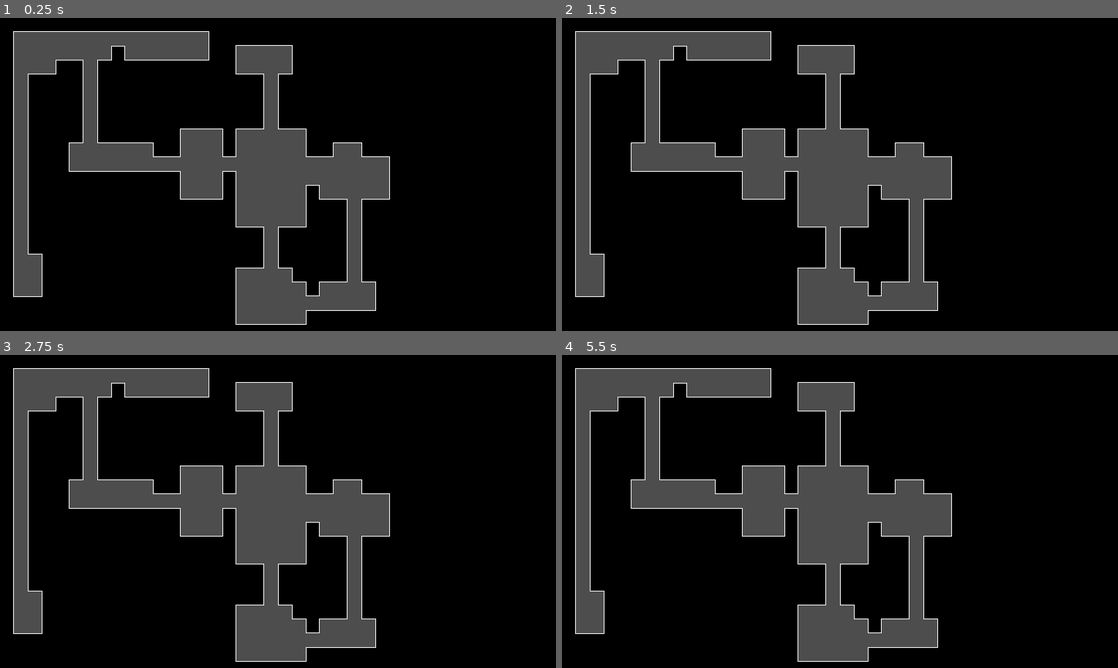
Above: before the commit, frames 1-4 (two rows, left to right).
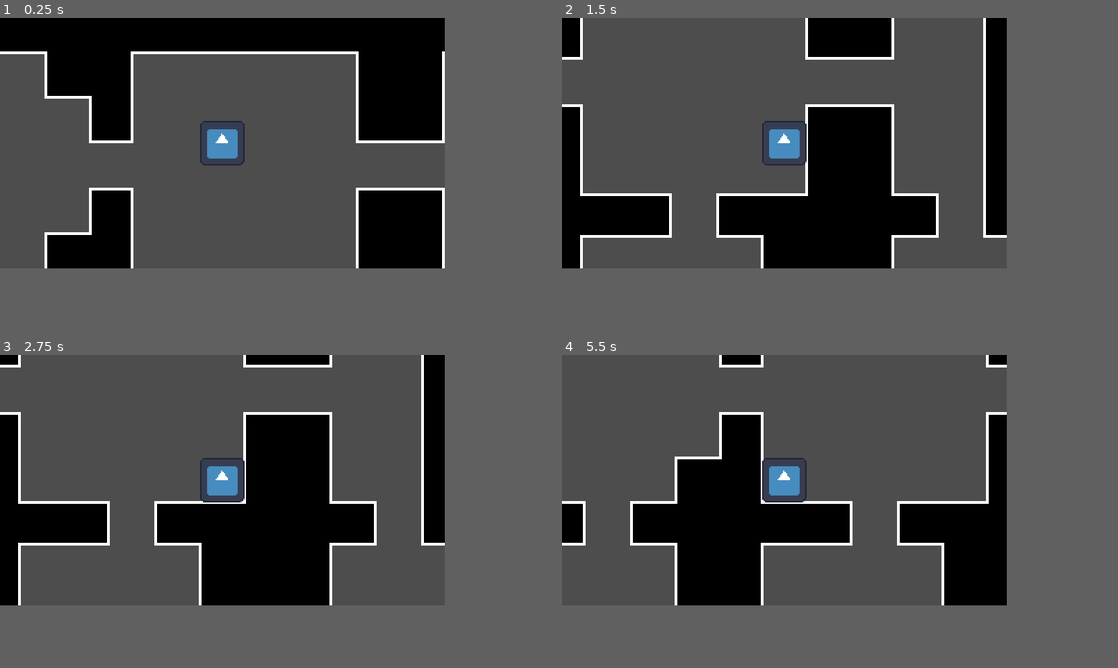
Above: after the commit, the same moments.

Repository: ROMUBOY/walker-level-generator-godot
Game: Godot game, scene res://world.tscn
The game is run twice, just before and just after one commit, with the same random seed, the same clock (stepped at 60 frames per second) and the same inputs. The engine's default icon, where the game draws it, is replaced by a stand-in: a white triangle on a blue panel in a dark square.
Inputs:
- Up to frame 1 (0.25 s): no input
- Up to frame 2 (1.5 s): tap Enter at 0.5 s; hold Right (ui_right) 0.53-1.28 s; tap Space at 1.25 s; hold Down (ui_down) from 1.28 s (still down)
- Up to frame 3 (2.75 s): tap Enter at 2 s; release Down (ui_down) at 2.03 s; hold Right (ui_right) from 2.03 s (still down)
- Up to frame 4 (5.5 s): tap Space at 2.75, 4.25 s; release Right (ui_right) at 2.78 s; hold Up (ui_up) 2.78-3.53 s; tap Enter at 3.5 s; hold Left (ui_left) 3.53-5.03 s; hold Down (ui_down) from 5.03 s (still down)
In our replay, the window is 800x450 before the commit and 640x360 after it. These sizes can differ from the game's own. Grey fills any space a smaller window leaves; there, only what the larger window draws over its background counts as a difference.

The runs differ from the first frame. In frame 1, 37% of the frame differs, in the area x 0-80%, y 4-99%; in frame 2, 44%; in frame 3, 47%, in the area x 0-80%, y 0-99%; in frame 4, 44%.

Commit message:
placing player and exit

Diff:
--- /dev/null
+++ b/Exit.gd
@@ -0,0 +1,6 @@
+extends Area2D
+
+signal leaving_level
+
+func _on_body_entered(body):
+	emit_signal("leaving_level")
--- /dev/null
+++ b/exit.tscn
@@ -0,0 +1,19 @@
+[gd_scene load_steps=3 format=3 uid="uid://ddue4n40fe61t"]
+
+[ext_resource type="Script" path="res://Exit.gd" id="1_yf7l5"]
+
+[sub_resource type="RectangleShape2D" id="RectangleShape2D_dyr3n"]
+size = Vector2(14, 14)
+
+[node name="Exit" type="Area2D"]
+script = ExtResource("1_yf7l5")
+
+[node name="ColorRect" type="ColorRect" parent="."]
+offset_right = 16.0
+offset_bottom = 16.0
+
+[node name="CollisionShape2D" type="CollisionShape2D" parent="."]
+position = Vector2(8, 8)
+shape = SubResource("RectangleShape2D_dyr3n")
+
+[connection signal="body_entered" from="." to="." method="_on_body_entered"]
--- /dev/null
+++ b/player.gd
@@ -0,0 +1,11 @@
+extends CharacterBody2D
+
+const SPEED = 300.0
+
+func _physics_process(delta):
+	motion_mode = 1
+	var input_vector = Vector2(Input.get_axis("ui_left", "ui_right"), Input.get_axis("ui_up", "ui_down"))
+	input_vector = input_vector.normalized()
+	velocity = input_vector * SPEED
+
+	move_and_slide()
--- /dev/null
+++ b/player.tscn
@@ -0,0 +1,20 @@
+[gd_scene load_steps=4 format=3 uid="uid://cwrkyftqj1673"]
+
+[ext_resource type="Script" path="res://player.gd" id="1_ewlc8"]
+[ext_resource type="Texture2D" uid="uid://d0ct550jpaegk" path="res://icon.svg" id="1_ovmej"]
+
+[sub_resource type="CircleShape2D" id="CircleShape2D_fi4jx"]
+radius = 15.0
+
+[node name="Player" type="CharacterBody2D"]
+script = ExtResource("1_ewlc8")
+metadata/_edit_group_ = true
+
+[node name="Sprite2D" type="Sprite2D" parent="."]
+scale = Vector2(0.25, 0.25)
+texture = ExtResource("1_ovmej")
+
+[node name="CollisionShape2D" type="CollisionShape2D" parent="."]
+shape = SubResource("CircleShape2D_fi4jx")
+
+[node name="Camera2D" type="Camera2D" parent="."]
--- a/project.godot
+++ b/project.godot
@@ -17,8 +17,11 @@
 
 [display]
 
-window/size/viewport_width=1280
-window/size/viewport_height=720
+window/size/viewport_width=320
+window/size/viewport_height=180
+window/size/window_width_override=1280
+window/size/window_height_override=720
+window/stretch/mode="viewport"
 
 [rendering]
 
--- a/walker.gd
+++ b/walker.gd
@@ -8,6 +8,7 @@
 var borders = Rect2()
 var step_history = []
 var steps_since_turn = 0
+var rooms = []
 
 func _init(starting_position, new_borders):
 	assert(new_borders.has_point(starting_position))
@@ -16,9 +17,10 @@
 	borders = new_borders
 
 func walk(steps):
-	create_room(position)
+	place_room(position)
 	for step in steps:
-		if randf() <= 0.25 and steps_since_turn >= 6:
+		 #randf() <= 0.25 and
+		if steps_since_turn >= 6:
 			change_direction()
 
 		if step():
@@ -37,7 +39,7 @@
 		return false
 
 func change_direction():
-	create_room(position)
+	place_room(position)
 	steps_since_turn = 0
 	var directions = DIRECTIONS.duplicate()
 	directions.erase(direction)
@@ -46,11 +48,23 @@
 	while not borders.has_point(position + direction):
 		direction = directions.pop_front()
 
-func create_room(position):
+func create_room(position, size):
+	return {position = position, size = size}
+
+func place_room(position):
 	var size = Vector2(randi() % 4 + 2, randi() % 4 + 2)
 	var top_left_corner = (position - size/2).ceil()
+	rooms.append(create_room(position, size))
 	for y in size.y:
 		for x in size.x:
 			var new_step = top_left_corner + Vector2(x, y)
 			if borders.has_point(new_step):
 				step_history.append(new_step)
+
+func get_end_room():
+	var end_room = rooms.pop_front()
+	var starting_position = step_history.front()
+	for room in rooms:
+		if starting_position.distance_to(room.position) > starting_position.distance_to(end_room.position):
+			end_room = room
+	return end_room
--- a/world.gd
+++ b/world.gd
@@ -1,4 +1,7 @@
 extends Node2D
+
+const Player = preload("res://player.tscn")
+const Exit = preload("res://exit.tscn")
 
 var borders = Rect2(1, 1, 28, 21)
 
@@ -12,8 +15,21 @@
 func generate_level():
 	var walker = Walker.new(Vector2(19, 11), borders)
 	var map = walker.walk(200)
+
+	var player = Player.instantiate()
+	add_child(player)
+	player.position = map.front() * 32
+
+	var exit = Exit.instantiate()
+	add_child(exit)
+	exit.position = walker.get_end_room().position * 32
+	exit.connect("leaving_level", Callable(self, "reload_level"))
+
 	walker.queue_free()
 	var cells = []
 	for location in map:
 		cells.append(location)
 	tile_map.set_cells_terrain_connect(0, cells, 0, -1)
+
+func reload_level():
+	get_tree().reload_current_scene()
--- a/world.tscn
+++ b/world.tscn
@@ -9,12 +9,18 @@
 0:0/0 = 0
 0:0/0/terrain_set = 0
 0:0/0/terrain = 0
+0:0/0/physics_layer_0/linear_velocity = Vector2(0, 0)
+0:0/0/physics_layer_0/angular_velocity = 0.0
+0:0/0/physics_layer_0/polygon_0/points = PackedVector2Array(-16, -16, 16, -16, 16, 16, -16, 16)
 0:0/0/terrains_peering_bit/right_side = 0
 0:0/0/terrains_peering_bit/bottom_right_corner = 0
 0:0/0/terrains_peering_bit/bottom_side = 0
 1:0/0 = 0
 1:0/0/terrain_set = 0
 1:0/0/terrain = 0
+1:0/0/physics_layer_0/linear_velocity = Vector2(0, 0)
+1:0/0/physics_layer_0/angular_velocity = 0.0
+1:0/0/physics_layer_0/polygon_0/points = PackedVector2Array(-16, -16, 16, -16, 16, 16, -16, 16)
 1:0/0/terrains_peering_bit/right_side = 0
 1:0/0/terrains_peering_bit/bottom_right_corner = 0
 1:0/0/terrains_peering_bit/bottom_side = 0
@@ -23,21 +29,33 @@
 2:0/0 = 0
 2:0/0/terrain_set = 0
 2:0/0/terrain = 0
+2:0/0/physics_layer_0/linear_velocity = Vector2(0, 0)
+2:0/0/physics_layer_0/angular_velocity = 0.0
+2:0/0/physics_layer_0/polygon_0/points = PackedVector2Array(-16, -16, 16, -16, 16, 16, -16, 16)
 2:0/0/terrains_peering_bit/bottom_side = 0
 2:0/0/terrains_peering_bit/bottom_left_corner = 0
 2:0/0/terrains_peering_bit/left_side = 0
 3:0/0 = 0
 3:0/0/terrain_set = 0
 3:0/0/terrain = 0
+3:0/0/physics_layer_0/linear_velocity = Vector2(0, 0)
+3:0/0/physics_layer_0/angular_velocity = 0.0
+3:0/0/physics_layer_0/polygon_0/points = PackedVector2Array(-16, -16, 16, -16, 16, 16, -16, 16)
 3:0/0/terrains_peering_bit/bottom_side = 0
 4:0/0 = 0
 4:0/0/terrain_set = 0
 4:0/0/terrain = 0
+4:0/0/physics_layer_0/linear_velocity = Vector2(0, 0)
+4:0/0/physics_layer_0/angular_velocity = 0.0
+4:0/0/physics_layer_0/polygon_0/points = PackedVector2Array(-16, -16, 16, -16, 16, 16, -16, 16)
 4:0/0/terrains_peering_bit/right_side = 0
 4:0/0/terrains_peering_bit/bottom_side = 0
 5:0/0 = 0
 5:0/0/terrain_set = 0
 5:0/0/terrain = 0
+5:0/0/physics_layer_0/linear_velocity = Vector2(0, 0)
+5:0/0/physics_layer_0/angular_velocity = 0.0
+5:0/0/physics_layer_0/polygon_0/points = PackedVector2Array(-16, -16, 16, -16, 16, 16, -16, 16)
 5:0/0/terrains_peering_bit/right_side = 0
 5:0/0/terrains_peering_bit/bottom_side = 0
 5:0/0/terrains_peering_bit/bottom_left_corner = 0
@@ -45,6 +63,9 @@
 6:0/0 = 0
 6:0/0/terrain_set = 0
 6:0/0/terrain = 0
+6:0/0/physics_layer_0/linear_velocity = Vector2(0, 0)
+6:0/0/physics_layer_0/angular_velocity = 0.0
+6:0/0/physics_layer_0/polygon_0/points = PackedVector2Array(-16, -16, 16, -16, 16, 16, -16, 16)
 6:0/0/terrains_peering_bit/right_side = 0
 6:0/0/terrains_peering_bit/bottom_right_corner = 0
 6:0/0/terrains_peering_bit/bottom_side = 0
@@ -52,17 +73,26 @@
 7:0/0 = 0
 7:0/0/terrain_set = 0
 7:0/0/terrain = 0
+7:0/0/physics_layer_0/linear_velocity = Vector2(0, 0)
+7:0/0/physics_layer_0/angular_velocity = 0.0
+7:0/0/physics_layer_0/polygon_0/points = PackedVector2Array(-16, -16, 16, -16, 16, 16, -16, 16)
 7:0/0/terrains_peering_bit/bottom_side = 0
 7:0/0/terrains_peering_bit/left_side = 0
 8:0/0 = 0
 8:0/0/terrain_set = 0
 8:0/0/terrain = 0
+8:0/0/physics_layer_0/linear_velocity = Vector2(0, 0)
+8:0/0/physics_layer_0/angular_velocity = 0.0
+8:0/0/physics_layer_0/polygon_0/points = PackedVector2Array(-16, -16, 16, -16, 16, 16, -16, 16)
 8:0/0/terrains_peering_bit/right_side = 0
 8:0/0/terrains_peering_bit/bottom_side = 0
 8:0/0/terrains_peering_bit/left_side = 0
 9:0/0 = 0
 9:0/0/terrain_set = 0
 9:0/0/terrain = 0
+9:0/0/physics_layer_0/linear_velocity = Vector2(0, 0)
+9:0/0/physics_layer_0/angular_velocity = 0.0
+9:0/0/physics_layer_0/polygon_0/points = PackedVector2Array(-16, -16, 16, -16, 16, 16, -16, 16)
 9:0/0/terrains_peering_bit/right_side = 0
 9:0/0/terrains_peering_bit/bottom_right_corner = 0
 9:0/0/terrains_peering_bit/bottom_side = 0
@@ -72,6 +102,9 @@
 0:1/0 = 0
 0:1/0/terrain_set = 0
 0:1/0/terrain = 0
+0:1/0/physics_layer_0/linear_velocity = Vector2(0, 0)
+0:1/0/physics_layer_0/angular_velocity = 0.0
+0:1/0/physics_layer_0/polygon_0/points = PackedVector2Array(-16, -16, 16, -16, 16, 16, -16, 16)
 0:1/0/terrains_peering_bit/right_side = 0
 0:1/0/terrains_peering_bit/bottom_right_corner = 0
 0:1/0/terrains_peering_bit/bottom_side = 0
@@ -80,6 +113,9 @@
 1:1/0 = 0
 1:1/0/terrain_set = 0
 1:1/0/terrain = 0
+1:1/0/physics_layer_0/linear_velocity = Vector2(0, 0)
+1:1/0/physics_layer_0/angular_velocity = 0.0
+1:1/0/physics_layer_0/polygon_0/points = PackedVector2Array(-16, -16, 16, -16, 16, 16, -16, 16)
 1:1/0/terrains_peering_bit/right_side = 0
 1:1/0/terrains_peering_bit/bottom_right_corner = 0
 1:1/0/terrains_peering_bit/bottom_side = 0
@@ -91,6 +127,9 @@
 2:1/0 = 0
 2:1/0/terrain_set = 0
 2:1/0/terrain = 0
+2:1/0/physics_layer_0/linear_velocity = Vector2(0, 0)
+2:1/0/physics_layer_0/angular_velocity = 0.0
+2:1/0/physics_layer_0/polygon_0/points = PackedVector2Array(-16, -16, 16, -16, 16, 16, -16, 16)
 2:1/0/terrains_peering_bit/bottom_side = 0
 2:1/0/terrains_peering_bit/bottom_left_corner = 0
 2:1/0/terrains_peering_bit/left_side = 0
@@ -99,11 +138,17 @@
 3:1/0 = 0
 3:1/0/terrain_set = 0
 3:1/0/terrain = 0
+3:1/0/physics_layer_0/linear_velocity = Vector2(0, 0)
+3:1/0/physics_layer_0/angular_velocity = 0.0
+3:1/0/physics_layer_0/polygon_0/points = PackedVector2Array(-16, -16, 16, -16, 16, 16, -16, 16)
 3:1/0/terrains_peering_bit/bottom_side = 0
 3:1/0/terrains_peering_bit/top_side = 0
 4:1/0 = 0
 4:1/0/terrain_set = 0
 4:1/0/terrain = 0
+4:1/0/physics_layer_0/linear_velocity = Vector2(0, 0)
+4:1/0/physics_layer_0/angular_velocity = 0.0
+4:1/0/physics_layer_0/polygon_0/points = PackedVector2Array(-16, -16, 16, -16, 16, 16, -16, 16)
 4:1/0/terrains_peering_bit/right_side = 0
 4:1/0/terrains_peering_bit/bottom_side = 0
 4:1/0/terrains_peering_bit/top_side = 0
@@ -111,6 +156,9 @@
 5:1/0 = 0
 5:1/0/terrain_set = 0
 5:1/0/terrain = 0
+5:1/0/physics_layer_0/linear_velocity = Vector2(0, 0)
+5:1/0/physics_layer_0/angular_velocity = 0.0
+5:1/0/physics_layer_0/polygon_0/points = PackedVector2Array(-16, -16, 16, -16, 16, 16, -16, 16)
 5:1/0/terrains_peering_bit/right_side = 0
 5:1/0/terrains_peering_bit/bottom_side = 0
 5:1/0/terrains_peering_bit/bottom_left_corner = 0
@@ -121,6 +169,9 @@
 6:1/0 = 0
 6:1/0/terrain_set = 0
 6:1/0/terrain = 0
+6:1/0/physics_layer_0/linear_velocity = Vector2(0, 0)
+6:1/0/physics_layer_0/angular_velocity = 0.0
+6:1/0/physics_layer_0/polygon_0/points = PackedVector2Array(-16, -16, 16, -16, 16, 16, -16, 16)
 6:1/0/terrains_peering_bit/right_side = 0
 6:1/0/terrains_peering_bit/bottom_right_corner = 0
 6:1/0/terrains_peering_bit/bottom_side = 0
@@ -131,6 +182,9 @@
 7:1/0 = 0
 7:1/0/terrain_set = 0
 7:1/0/terrain = 0
+7:1/0/physics_layer_0/linear_velocity = Vector2(0, 0)
+7:1/0/physics_layer_0/angular_velocity = 0.0
+7:1/0/physics_layer_0/polygon_0/points = PackedVector2Array(-16, -16, 16, -16, 16, 16, -16, 16)
 7:1/0/terrains_peering_bit/bottom_side = 0
 7:1/0/terrains_peering_bit/left_side = 0
 7:1/0/terrains_peering_bit/top_left_corner = 0
@@ -138,6 +192,9 @@
 8:1/0 = 0
 8:1/0/terrain_set = 0
 8:1/0/terrain = 0
+8:1/0/physics_layer_0/linear_velocity = Vector2(0, 0)
+8:1/0/physics_layer_0/angular_velocity = 0.0
+8:1/0/physics_layer_0/polygon_0/points = PackedVector2Array(-16, -16, 16, -16, 16, 16, -16, 16)
 8:1/0/terrains_peering_bit/right_side = 0
 8:1/0/terrains_peering_bit/bottom_side = 0
 8:1/0/terrains_peering_bit/left_side = 0
@@ -147,6 +204,9 @@
 9:1/0 = 0
 9:1/0/terrain_set = 0
 9:1/0/terrain = 0
+9:1/0/physics_layer_0/linear_velocity = Vector2(0, 0)
+9:1/0/physics_layer_0/angular_velocity = 0.0
+9:1/0/physics_layer_0/polygon_0/points = PackedVector2Array(-16, -16, 16, -16, 16, 16, -16, 16)
 9:1/0/terrains_peering_bit/right_side = 0
 9:1/0/terrains_peering_bit/bottom_side = 0
 9:1/0/terrains_peering_bit/bottom_left_corner = 0
@@ -156,12 +216,18 @@
 0:2/0 = 0
 0:2/0/terrain_set = 0
 0:2/0/terrain = 0
+0:2/0/physics_layer_0/linear_velocity = Vector2(0, 0)
+0:2/0/physics_layer_0/angular_velocity = 0.0
+0:2/0/physics_layer_0/polygon_0/points = PackedVector2Array(-16, -16, 16, -16, 16, 16, -16, 16)
 0:2/0/terrains_peering_bit/right_side = 0
 0:2/0/terrains_peering_bit/top_side = 0
 0:2/0/terrains_peering_bit/top_right_corner = 0
 1:2/0 = 0
 1:2/0/terrain_set = 0
 1:2/0/terrain = 0
+1:2/0/physics_layer_0/linear_velocity = Vector2(0, 0)
+1:2/0/physics_layer_0/angular_velocity = 0.0
+1:2/0/physics_layer_0/polygon_0/points = PackedVector2Array(-16, -16, 16, -16, 16, 16, -16, 16)
 1:2/0/terrains_peering_bit/right_side = 0
 1:2/0/terrains_peering_bit/left_side = 0
 1:2/0/terrains_peering_bit/top_left_corner = 0
@@ -170,16 +236,25 @@
 2:2/0 = 0
 2:2/0/terrain_set = 0
 2:2/0/terrain = 0
+2:2/0/physics_layer_0/linear_velocity = Vector2(0, 0)
+2:2/0/physics_layer_0/angular_velocity = 0.0
+2:2/0/physics_layer_0/polygon_0/points = PackedVector2Array(-16, -16, 16, -16, 16, 16, -16, 16)
 2:2/0/terrains_peering_bit/left_side = 0
 2:2/0/terrains_peering_bit/top_left_corner = 0
 2:2/0/terrains_peering_bit/top_side = 0
 3:2/0 = 0
 3:2/0/terrain_set = 0
 3:2/0/terrain = 0
+3:2/0/physics_layer_0/linear_velocity = Vector2(0, 0)
+3:2/0/physics_layer_0/angular_velocity = 0.0
+3:2/0/physics_layer_0/polygon_0/points = PackedVector2Array(-16, -16, 16, -16, 16, 16, -16, 16)
 3:2/0/terrains_peering_bit/top_side = 0
 4:2/0 = 0
 4:2/0/terrain_set = 0
 4:2/0/terrain = 0
+4:2/0/physics_layer_0/linear_velocity = Vector2(0, 0)
+4:2/0/physics_layer_0/angular_velocity = 0.0
+4:2/0/physics_layer_0/polygon_0/points = PackedVector2Array(-16, -16, 16, -16, 16, 16, -16, 16)
 4:2/0/terrains_peering_bit/right_side = 0
 4:2/0/terrains_peering_bit/bottom_right_corner = 0
 4:2/0/terrains_peering_bit/bottom_side = 0
@@ -187,6 +262,9 @@
 5:2/0 = 0
 5:2/0/terrain_set = 0
 5:2/0/terrain = 0
+5:2/0/physics_layer_0/linear_velocity = Vector2(0, 0)
+5:2/0/physics_layer_0/angular_velocity = 0.0
+5:2/0/physics_layer_0/polygon_0/points = PackedVector2Array(-16, -16, 16, -16, 16, 16, -16, 16)
 5:2/0/terrains_peering_bit/right_side = 0
 5:2/0/terrains_peering_bit/bottom_right_corner = 0
 5:2/0/terrains_peering_bit/bottom_side = 0
@@ -197,6 +275,9 @@
 6:2/0 = 0
 6:2/0/terrain_set = 0
 6:2/0/terrain = 0
+6:2/0/physics_layer_0/linear_velocity = Vector2(0, 0)
+6:2/0/physics_layer_0/angular_velocity = 0.0
+6:2/0/physics_layer_0/polygon_0/points = PackedVector2Array(-16, -16, 16, -16, 16, 16, -16, 16)
 6:2/0/terrains_peering_bit/right_side = 0
 6:2/0/terrains_peering_bit/bottom_right_corner = 0
 6:2/0/terrains_peering_bit/bottom_side = 0
@@ -207,6 +288,9 @@
 7:2/0 = 0
 7:2/0/terrain_set = 0
 7:2/0/terrain = 0
+7:2/0/physics_layer_0/linear_velocity = Vector2(0, 0)
+7:2/0/physics_layer_0/angular_velocity = 0.0
+7:2/0/physics_layer_0/polygon_0/points = PackedVector2Array(-16, -16, 16, -16, 16, 16, -16, 16)
 7:2/0/terrains_peering_bit/bottom_side = 0
 7:2/0/terrains_peering_bit/bottom_left_corner = 0
 7:2/0/terrains_peering_bit/left_side = 0
@@ -214,6 +298,9 @@
 8:2/0 = 0
 8:2/0/terrain_set = 0
 8:2/0/terrain = 0
+8:2/0/physics_layer_0/linear_velocity = Vector2(0, 0)
+8:2/0/physics_layer_0/angular_velocity = 0.0
+8:2/0/physics_layer_0/polygon_0/points = PackedVector2Array(-16, -16, 16, -16, 16, 16, -16, 16)
 8:2/0/terrains_peering_bit/right_side = 0
 8:2/0/terrains_peering_bit/bottom_right_corner = 0
 8:2/0/terrains_peering_bit/bottom_side = 0
@@ -223,6 +310,9 @@
 9:2/0 = 0
 9:2/0/terrain_set = 0
 9:2/0/terrain = 0
+9:2/0/physics_layer_0/linear_velocity = Vector2(0, 0)
+9:2/0/physics_layer_0/angular_velocity = 0.0
+9:2/0/physics_layer_0/polygon_0/points = PackedVector2Array(-16, -16, 16, -16, 16, 16, -16, 16)
 9:2/0/terrains_peering_bit/right_side = 0
 9:2/0/terrains_peering_bit/bottom_right_corner = 0
 9:2/0/terrains_peering_bit/bottom_side = 0
@@ -231,6 +321,9 @@
 10:2/0 = 0
 10:2/0/terrain_set = 0
 10:2/0/terrain = 0
+10:2/0/physics_layer_0/linear_velocity = Vector2(0, 0)
+10:2/0/physics_layer_0/angular_velocity = 0.0
+10:2/0/physics_layer_0/polygon_0/points = PackedVector2Array(-16, -16, 16, -16, 16, 16, -16, 16)
 10:2/0/terrains_peering_bit/right_side = 0
 10:2/0/terrains_peering_bit/bottom_side = 0
 10:2/0/terrains_peering_bit/bottom_left_corner = 0
@@ -239,27 +332,45 @@
 0:3/0 = 0
 0:3/0/terrain_set = 0
 0:3/0/terrain = 0
+0:3/0/physics_layer_0/linear_velocity = Vector2(0, 0)
+0:3/0/physics_layer_0/angular_velocity = 0.0
+0:3/0/physics_layer_0/polygon_0/points = PackedVector2Array(-16, -16, 16, -16, 16, 16, -16, 16)
 0:3/0/terrains_peering_bit/right_side = 0
 1:3/0 = 0
 1:3/0/terrain_set = 0
 1:3/0/terrain = 0
+1:3/0/physics_layer_0/linear_velocity = Vector2(0, 0)
+1:3/0/physics_layer_0/angular_velocity = 0.0
+1:3/0/physics_layer_0/polygon_0/points = PackedVector2Array(-16, -16, 16, -16, 16, 16, -16, 16)
 1:3/0/terrains_peering_bit/right_side = 0
 1:3/0/terrains_peering_bit/left_side = 0
 2:3/0 = 0
 2:3/0/terrain_set = 0
 2:3/0/terrain = 0
+2:3/0/physics_layer_0/linear_velocity = Vector2(0, 0)
+2:3/0/physics_layer_0/angular_velocity = 0.0
+2:3/0/physics_layer_0/polygon_0/points = PackedVector2Array(-16, -16, 16, -16, 16, 16, -16, 16)
 2:3/0/terrains_peering_bit/left_side = 0
 3:3/0 = 0
 3:3/0/terrain_set = 0
 3:3/0/terrain = 0
+3:3/0/physics_layer_0/linear_velocity = Vector2(0, 0)
+3:3/0/physics_layer_0/angular_velocity = 0.0
+3:3/0/physics_layer_0/polygon_0/points = PackedVector2Array(-16, -16, 16, -16, 16, 16, -16, 16)
 4:3/0 = 0
 4:3/0/terrain_set = 0
 4:3/0/terrain = 0
+4:3/0/physics_layer_0/linear_velocity = Vector2(0, 0)
+4:3/0/physics_layer_0/angular_velocity = 0.0
+4:3/0/physics_layer_0/polygon_0/points = PackedVector2Array(-16, -16, 16, -16, 16, 16, -16, 16)
 4:3/0/terrains_peering_bit/right_side = 0
 4:3/0/terrains_peering_bit/top_side = 0
 5:3/0 = 0
 5:3/0/terrain_set = 0
 5:3/0/terrain = 0
+5:3/0/physics_layer_0/linear_velocity = Vector2(0, 0)
+5:3/0/physics_layer_0/angular_velocity = 0.0
+5:3/0/physics_layer_0/polygon_0/points = PackedVector2Array(-16, -16, 16, -16, 16, 16, -16, 16)
 5:3/0/terrains_peering_bit/right_side = 0
 5:3/0/terrains_peering_bit/left_side = 0
 5:3/0/terrains_peering_bit/top_left_corner = 0
@@ -267,6 +378,9 @@
 6:3/0 = 0
 6:3/0/terrain_set = 0
 6:3/0/terrain = 0
+6:3/0/physics_layer_0/linear_velocity = Vector2(0, 0)
+6:3/0/physics_layer_0/angular_velocity = 0.0
+6:3/0/physics_layer_0/polygon_0/points = PackedVector2Array(-16, -16, 16, -16, 16, 16, -16, 16)
 6:3/0/terrains_peering_bit/right_side = 0
 6:3/0/terrains_peering_bit/left_side = 0
 6:3/0/terrains_peering_bit/top_side = 0
@@ -274,17 +388,26 @@
 7:3/0 = 0
 7:3/0/terrain_set = 0
 7:3/0/terrain = 0
+7:3/0/physics_layer_0/linear_velocity = Vector2(0, 0)
+7:3/0/physics_layer_0/angular_velocity = 0.0
+7:3/0/physics_layer_0/polygon_0/points = PackedVector2Array(-16, -16, 16, -16, 16, 16, -16, 16)
 7:3/0/terrains_peering_bit/left_side = 0
 7:3/0/terrains_peering_bit/top_side = 0
 8:3/0 = 0
 8:3/0/terrain_set = 0
 8:3/0/terrain = 0
+8:3/0/physics_layer_0/linear_velocity = Vector2(0, 0)
+8:3/0/physics_layer_0/angular_velocity = 0.0
+8:3/0/physics_layer_0/polygon_0/points = PackedVector2Array(-16, -16, 16, -16, 16, 16, -16, 16)
 8:3/0/terrains_peering_bit/right_side = 0
 8:3/0/terrains_peering_bit/left_side = 0
 8:3/0/terrains_peering_bit/top_side = 0
 9:3/0 = 0
 9:3/0/terrain_set = 0
 9:3/0/terrain = 0
+9:3/0/physics_layer_0/linear_velocity = Vector2(0, 0)
+9:3/0/physics_layer_0/angular_velocity = 0.0
+9:3/0/physics_layer_0/polygon_0/points = PackedVector2Array(-16, -16, 16, -16, 16, 16, -16, 16)
 9:3/0/terrains_peering_bit/right_side = 0
 9:3/0/terrains_peering_bit/bottom_side = 0
 9:3/0/terrains_peering_bit/left_side = 0
@@ -293,6 +416,9 @@
 10:3/0 = 0
 10:3/0/terrain_set = 0
 10:3/0/terrain = 0
+10:3/0/physics_layer_0/linear_velocity = Vector2(0, 0)
+10:3/0/physics_layer_0/angular_velocity = 0.0
+10:3/0/physics_layer_0/polygon_0/points = PackedVector2Array(-16, -16, 16, -16, 16, 16, -16, 16)
 10:3/0/terrains_peering_bit/right_side = 0
 10:3/0/terrains_peering_bit/bottom_side = 0
 10:3/0/terrains_peering_bit/left_side = 0
@@ -301,12 +427,18 @@
 4:4/0 = 0
 4:4/0/terrain_set = 0
 4:4/0/terrain = 0
+4:4/0/physics_layer_0/linear_velocity = Vector2(0, 0)
+4:4/0/physics_layer_0/angular_velocity = 0.0
+4:4/0/physics_layer_0/polygon_0/points = PackedVector2Array(-16, -16, 16, -16, 16, 16, -16, 16)
 4:4/0/terrains_peering_bit/right_side = 0
 4:4/0/terrains_peering_bit/bottom_side = 0
 4:4/0/terrains_peering_bit/top_side = 0
 5:4/0 = 0
 5:4/0/terrain_set = 0
 5:4/0/terrain = 0
+5:4/0/physics_layer_0/linear_velocity = Vector2(0, 0)
+5:4/0/physics_layer_0/angular_velocity = 0.0
+5:4/0/physics_layer_0/polygon_0/points = PackedVector2Array(-16, -16, 16, -16, 16, 16, -16, 16)
 5:4/0/terrains_peering_bit/right_side = 0
 5:4/0/terrains_peering_bit/bottom_side = 0
 5:4/0/terrains_peering_bit/bottom_left_corner = 0
@@ -316,6 +448,9 @@
 6:4/0 = 0
 6:4/0/terrain_set = 0
 6:4/0/terrain = 0
+6:4/0/physics_layer_0/linear_velocity = Vector2(0, 0)
+6:4/0/physics_layer_0/angular_velocity = 0.0
+6:4/0/physics_layer_0/polygon_0/points = PackedVector2Array(-16, -16, 16, -16, 16, 16, -16, 16)
 6:4/0/terrains_peering_bit/right_side = 0
 6:4/0/terrains_peering_bit/bottom_right_corner = 0
 6:4/0/terrains_peering_bit/bottom_side = 0
@@ -325,12 +460,18 @@
 7:4/0 = 0
 7:4/0/terrain_set = 0
 7:4/0/terrain = 0
+7:4/0/physics_layer_0/linear_velocity = Vector2(0, 0)
+7:4/0/physics_layer_0/angular_velocity = 0.0
+7:4/0/physics_layer_0/polygon_0/points = PackedVector2Array(-16, -16, 16, -16, 16, 16, -16, 16)
 7:4/0/terrains_peering_bit/bottom_side = 0
 7:4/0/terrains_peering_bit/left_side = 0
 7:4/0/terrains_peering_bit/top_side = 0
 8:4/0 = 0
 8:4/0/terrain_set = 0
 8:4/0/terrain = 0
+8:4/0/physics_layer_0/linear_velocity = Vector2(0, 0)
+8:4/0/physics_layer_0/angular_velocity = 0.0
+8:4/0/physics_layer_0/polygon_0/points = PackedVector2Array(-16, -16, 16, -16, 16, 16, -16, 16)
 8:4/0/terrains_peering_bit/right_side = 0
 8:4/0/terrains_peering_bit/bottom_side = 0
 8:4/0/terrains_peering_bit/left_side = 0
@@ -338,6 +479,7 @@
 
 [sub_resource type="TileSet" id="TileSet_gvqng"]
 tile_size = Vector2i(32, 32)
+physics_layer_0/collision_layer = 1
 terrain_set_0/mode = 0
 terrain_set_0/terrain_0/name = "Terreno"
 terrain_set_0/terrain_0/color = Color(1, 1, 1, 1)
